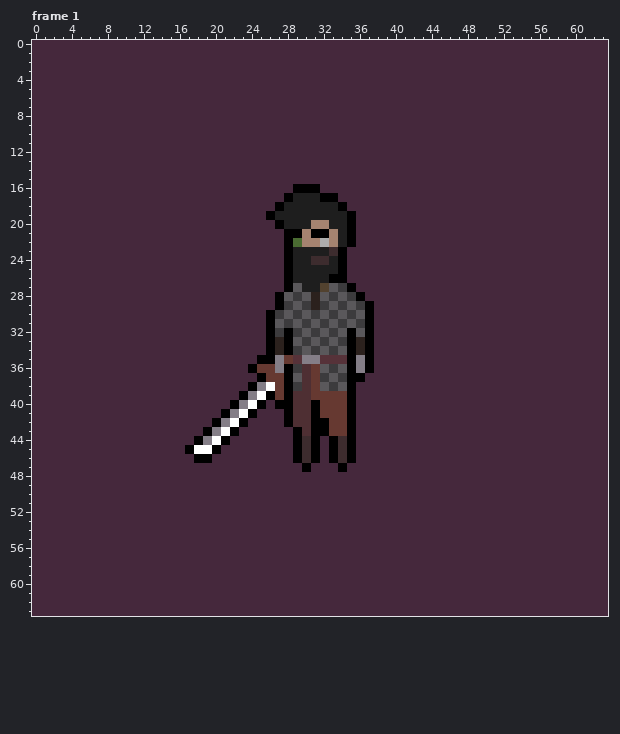
File history of a pixel-art file, assets/aseprite/human_downscale_idle.ase. This is how it looked before the edit.
64x64 pixels, 4 frames. Colours within 5 levels of each other are drawn and written as one. Shown: frame 1. The commit also changed other frames, which this record leaves out.
The result:
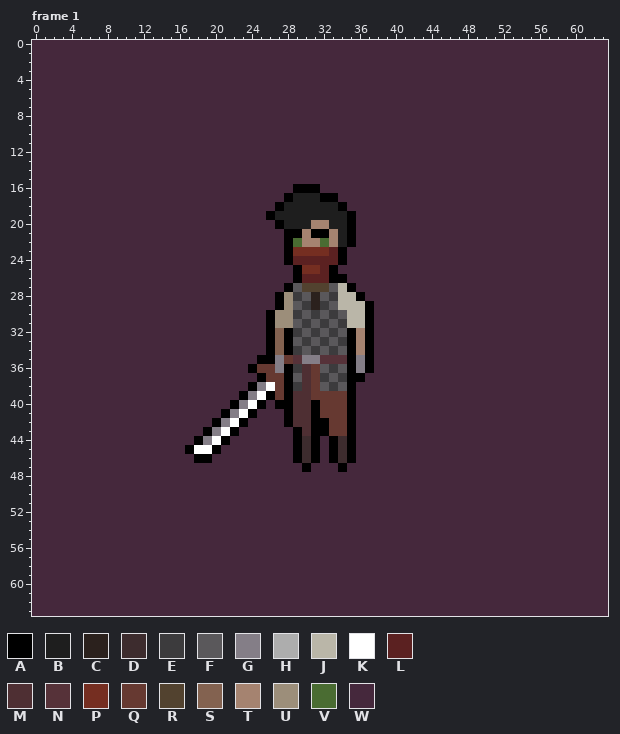
Palette (. is transparent): A #000000  B #1e1e1e  C #2b211d  D #3d2c2e  E #3c3b3d  F #5a585b  G #847e87  H #adadad  J #bab6a8  K #ffffff  L #5b2121  M #4e2f33  N #563239  P #752e21  Q #663931  R #52422f  S #836250  T #a58370  U #9c8e7a  V #4a6c32  W #45283c
The edit:
layer "body/body_clothes/shirt" added
layer "body/body_clothes/long_shirt" added
layer "head/facial_hair/facial_hair_0" now hidden
layer "head/faces/face_1" now shown
layer "head/faces/face_2" now hidden
layer "head/face mask" now shown
layer "front (arms)/front_arms/armts_body_cloth" added
layer "front (arms)/front_arms/arms armor" now hidden
layer "body/body clothes" removed
layer "front (arms)/front_arms/arms clothes" removed
Frame 1:
The author changed colour B to colour A in row 25 at x 29 and 33; in row 26 at x 29.
The author changed colour E to colour J in row 27 at x 34; in row 28 at x 35; in row 29 at x 34 and 36; in row 30 at x 35; in row 31 at x 36.
The author changed colour F to colour J in row 28 at x 34; in row 29 at x 35; in row 30 at x 36; in row 31 at x 35.
The author changed colour B to colour L in row 24 at x 29 to 30 and 33; in row 25 at x 32; in row 26 at x 30 to 32.
The author changed colour D to colour L in row 23 at x 33; in row 24 at x 31 to 32.
The author changed colour B to colour P in row 23 at x 29 to 32; in row 25 at x 30 to 31.
The author changed colour B to colour R in row 27 at x 30 to 31.
The author changed colour C to colour S in rows 33 to 34 at x 27.
The author changed colour E to colour S in row 32 at x 27.
The author changed colour C to colour T in rows 33 to 34 at x 36.
The author changed colour F to colour T in row 32 at x 36.
The author changed colour E to colour U in row 29 at x 28; in row 30 at x 27; in row 31 at x 28.
The author changed colour F to colour U in row 28 at x 28; in row 30 at x 28; in row 31 at x 27.
The author changed colour H to colour V in row 22 at x 32.
The author changed colour A to colour W in row 25 at x 28 and 34; in row 26 at x 28.
